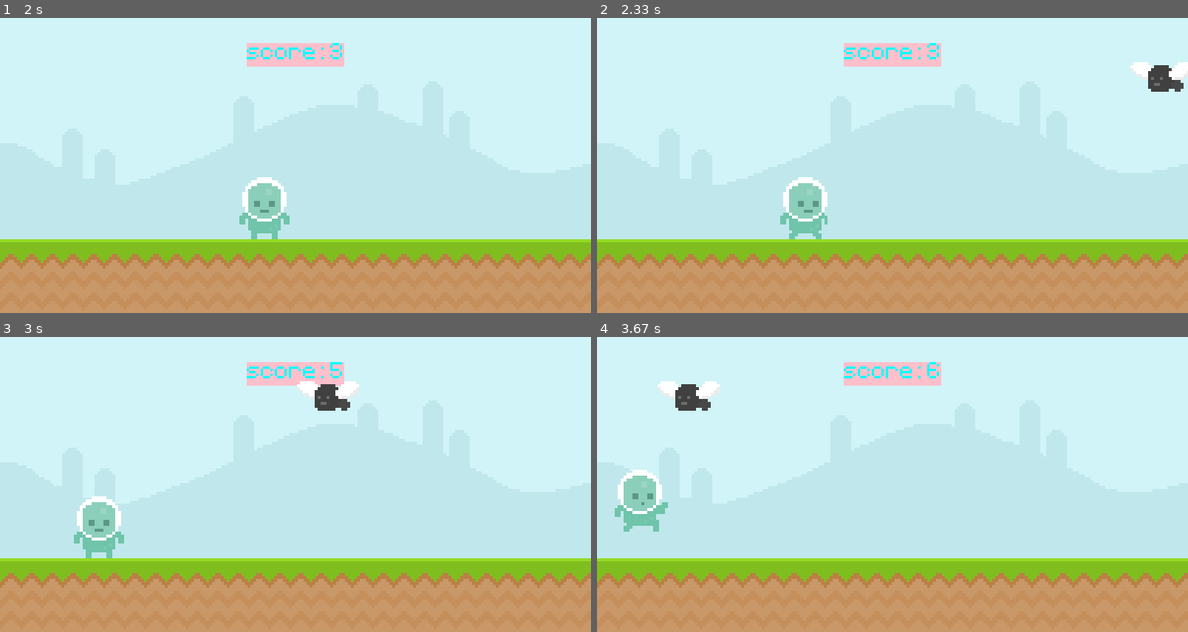
Above: before the commit, frames 1-4 (two rows, left to right).
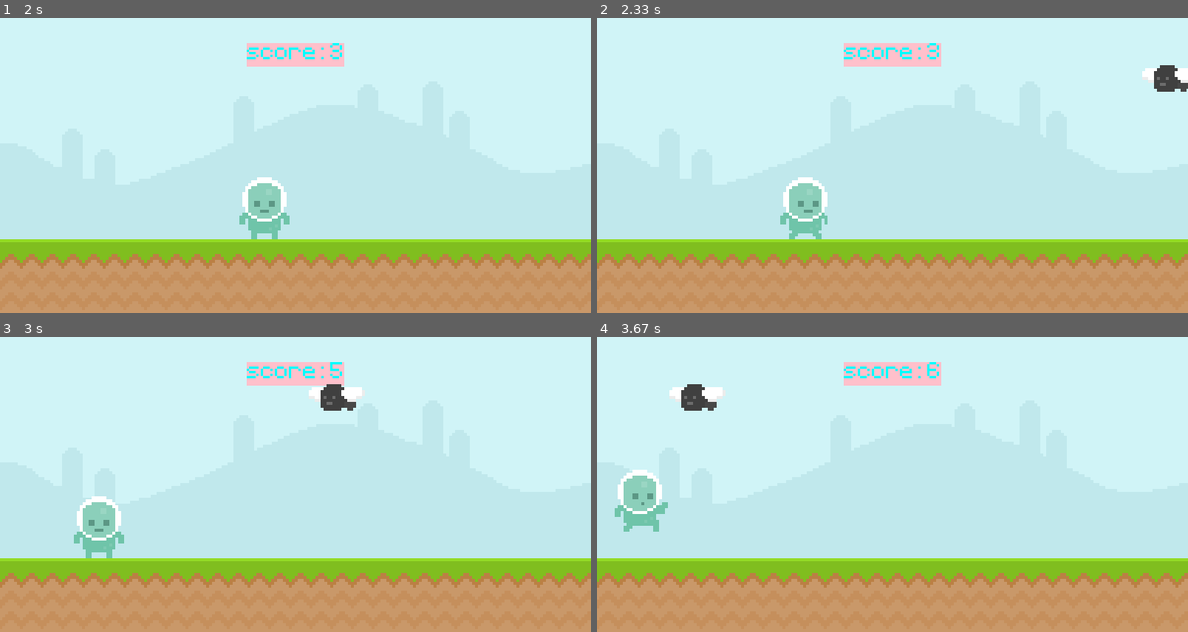
Above: after the commit, the same moments.

Repository: Peter-Hu12138/first-pygame-app
Game: pygame game, started from game.py
The game is run twice, just before and just after one commit, with the same random seed, the same clock (stepped at 60 frames per second) and the same inputs.
Inputs (mouse positions are in pixels of both pictures, inside the frame that each line leads up to):
- Up to frame 1 (2 s): tap S at 0.33 s; hold D 0.67-1.13 s; click (183, 206) at 1.22 s; hold D 1.5-1.97 s
- Up to frame 2 (2.33 s): hold A from 2 s (still down)
- Up to frame 3 (3 s): release A at 2.53 s; hold A 2.57-2.97 s
- Up to frame 4 (3.67 s): click (697, 525) at 3.05 s; hold A from 3.33 s (still down); tap Space at 3.4 s

Frame 1 is identical in both runs. In frame 2, 0.4% of the frame differs, in the area x 90-100%, y 15-25%; in frame 3, 0.4%, in the area x 50-62%, y 15-25%; in frame 4, 0.4%.

Commit message:
implemented obstacle animation

Diff:
--- a/game.py
+++ b/game.py
@@ -43,13 +43,10 @@
 ground_rect = ground_surface.get_rect(topleft=(0, 300))
 
 obstacle_manager = Manager(WIDTH)
-snail = pygame.image.load("./graphics/snail/snail1.png").convert_alpha()
-snail_rect = snail.get_rect(bottomleft=(800, 300))
-snail_speed = 1
-snail_respawning_prob = 0.01
-bird = pygame.image.load("./graphics/Fly/Fly1.png").convert_alpha()
-obstacle_manager.add_object(bird, 8, 100)
-obstacle_manager.add_object(snail, 2, 300)
+snail_surf_list = [pygame.image.load("./graphics/snail/snail1.png").convert_alpha(), pygame.image.load("./graphics/snail/snail2.png").convert_alpha()]
+bird_surf_list = [pygame.image.load("./graphics/Fly/Fly1.png").convert_alpha(), pygame.image.load("./graphics/Fly/Fly2.png").convert_alpha()]
+obstacle_manager.add_object(bird_surf_list, 8, 100)
+obstacle_manager.add_object(snail_surf_list, 2, 300)
 
 
 player_over_surf = pygame.transform.rotozoom(pygame.image.load("./graphics/Player/player_stand.png"), 0, 2).convert_alpha()
@@ -92,8 +89,10 @@
                 obstacle_manager.spawn()
                 print("spwaning")
                 print(f"number of obstacles {obstacle_manager.obstacles.__len__()}")
+
             if event.type == speed_timer:
                 obstacle_manager.update_speed()
+
         elif game_state == "OVR":
             if event.type == pygame.KEYDOWN and event.key == pygame.K_ESCAPE:
                 game_state = "ONG"
@@ -118,19 +117,11 @@
         main_screen.blit(ground_surface, ground_rect)
 
         display_text_at(main_screen, f"score: {get_curr_score()}", game_font, WIDTH // 2, 50)
-        # main_screen.blit(snail, snail_rect)
-        obstacle_manager.update_position()
+
         obstacle_manager.draw(main_screen)
         main_screen.blit(player_surface, player_rect)
 
-        # if snail_rect.right <= 0: # replace snail if out frame
-        #     snail_rect.left = 800
-        # else:
-        #     snail_rect.left -= snail_speed
-
-        # if FASTER_SNAIL:
-        #     snail_speed += 0.01
-
+        obstacle_manager.update_position()
         if player_rect.left > WIDTH: # replace player if out frame
             player_rect.right = 0
         elif player_rect.right < 0:
@@ -162,12 +153,13 @@
                 player_vy = 0
                 player_rect.bottom = 300
 
+        # grav
+        player_rect.bottom += player_vy
 
         if obstacle_manager.any_collide_with(player_rect):
             game_state = "OVR"
             score = get_curr_score()
 
-        player_rect.bottom += player_vy
     elif game_state == "OVR":
         main_screen.fill("pink")
         main_screen.blit(player_over_surf, player_over_surf.get_rect(center=(WIDTH // 2, HEIGHT // 2)))
--- a/objects.py
+++ b/objects.py
@@ -3,18 +3,27 @@
 import random
 
 class Obstacle:
-    surf: pygame.surface.Surface
+    surf: pygame.Surface
+    surf_list: list[pygame.Surface]
+    surf_index: float
     rect: pygame.rect.Rect
     speed: float
 
-    def __init__(self, surf: pygame.surface.Surface, rect: pygame.rect.Rect, speed: float):
-        self.surf = surf
+    def __init__(self, surf_list: list[pygame.Surface], rect: pygame.rect.Rect, speed: float):
+        self.surf_list = surf_list
+        self.surf_index = 0
+        self.surf = self.surf_list[self.surf_index]
         self.rect = rect
+
         self.speed = speed
 
     def move(self) -> None:
         self.rect.left -= self.speed
+        self.anime()
 
+    def anime(self):
+        self.surf_index += self.speed / 50
+        self.surf = self.surf_list[int(self.surf_index) % len(self.surf_list)]
 
     def out_boundary(self) -> bool:
         return self.rect.right <= -100
@@ -23,7 +32,7 @@
 
 @dataclass
 class Setting:
-    surf: pygame.Surface
+    surf: list[pygame.Surface]
     speed: float
     spawn_height: int
 
@@ -45,16 +54,16 @@
         self.initial_settings = []
         self.display_width = width
 
-    def add_object(self, surf: pygame.surface.Surface, speed: float, spwan_height: int):
-        self.run_time_settings.append(Setting(surf, speed, spwan_height))
-        self.initial_settings.append(Setting(surf, speed, spwan_height))
+    def add_object(self, surf_list: pygame.surface.Surface, speed: float, spwan_height: int):
+        self.run_time_settings.append(Setting(surf_list, speed, spwan_height))
+        self.initial_settings.append(Setting(surf_list, speed, spwan_height))
 
     def spawn(self):
         rand_setting = self.run_time_settings[random.randint(0, len(self.run_time_settings) - 1)]
-        spwaned_surf = rand_setting.surf
+        spwaned_surf_list = rand_setting.surf
         spwaned_x_pos = random.randint(self.display_width * 1.1 // 1, self.display_width * 1.2 // 1)
-        initial_rect = spwaned_surf.get_rect(bottomleft=(spwaned_x_pos, rand_setting.spawn_height))
-        new_obstacle = Obstacle(surf=spwaned_surf, rect=initial_rect, speed=rand_setting.speed)
+        initial_rect = spwaned_surf_list[0].get_rect(bottomleft=(spwaned_x_pos, rand_setting.spawn_height))
+        new_obstacle = Obstacle(surf_list=spwaned_surf_list, rect=initial_rect, speed=rand_setting.speed)
         self.obstacles.append(new_obstacle)
 
     def update_position(self):
Not shown, added: .gitignore
